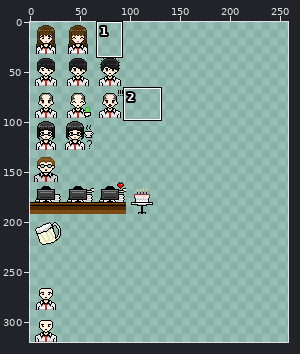
Sprite sheet, stored at Assets/ArtRelated/Export/OfficeTime.png. Above, an overview of the earlier version with the close-up marked.
Close-up. Before the edit:
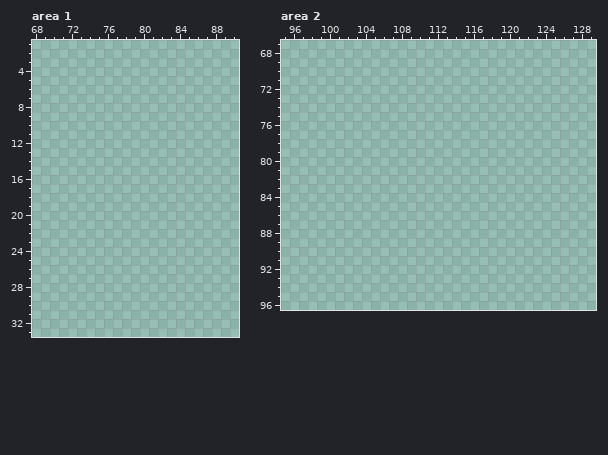
The file is 320x320 pixels. Colours within 5 levels of each other are drawn and written as one. Shown: area 1: x 68..90, y 1..33; area 2: x 95..129, y 67..96. The wide view leaves out empty margins. The commit also changed other parts of the picture, which this record leaves out.
After:
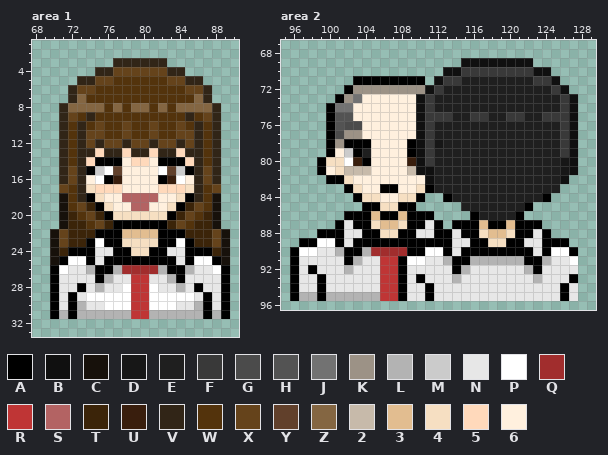
Palette (. is transparent): A #000000  B #101010  C #17110b  D #171717  E #1f1f1f  F #393939  G #4b4b4b  H #535353  J #727272  K #9c9286  L #b3b3b3  M #cbcbcb  N #e7e7e7  P #ffffff  Q #a12d2d  R #bf3535  S #b36363  T #3b2409  U #391e0d  V #312517  W #53330c  X #65431b  Y #61402b  Z #846642  2 #c7baaa  3 #e2bd90  4 #f6dfc2  5 #ffd9bb  6 #fff0de
Edits made:
Changed rows in their new state; - is an unchanged pixel.
Area 1:
first column x 70:
 3 -------VVVVVV-------
 4 -----VVXXXXXXVV-----
 5 ---VVXXWWWWWWXXVV---
 6 --VXXWWWWWWWWWWXXV--
 7 --VZWWWWWWWWWWWWZV--
 8 -VZZZZWZWZZWZWZZZZV-
 9 -VXWVWWWWWWWWWWVWXV-
10 -VWVWXWWXWWXWWXWVWV-
11 -VWVXXWWXWWXWWXXVWV-
12 -VWVXVXXVXXVXXVXVWV-
13 -VWVV5VV5VV5VV5VVWV-
14 -VWV5AAA6556AAA5VWV-
15 -VXVAMPY6666PYMAVXV-
16 -VXV6PAU6666AUP6VXV-
17 -XWV455566665554VWX-
18 -CWVA466SSSS664AVWC-
19 -CWXTA466SS664ATXWC-
20 -CTWXTA444444ATXWTC-
21 -CTTWXTAAAAAATXWTTC-
22 CXTTTAAA3333AAATTTXC
23 CXTTAPAA4444AAPATTXC
24 CTAAANNAA44AANNAAATC
25 CAPPANAAAAAAAANAPPAC
26 APNNLAALQQQQLAALNNPA
27 ANNNNALNNRRNNLANNNNA
28 ANNANLNNPRRPNNLNANNA
29 ANANPPPPPRRPPPPPNANA
30 ANALNNPPPRRPPPNNLANA
31 ALALLLLLLRRLLLLLLALA
Area 2:
first column x 96:
69 -------------------BBBBBBBB-----
70 -----------------BBFFFFFFFFBB---
71 -------AAAAAAAA-BFFEEEEEEEEFFB--
72 ------AKKKKKKKKBFEEEEEEEEEEEEFB-
73 -----AKJ666666BFEEEEEEEEEEEEEEFB
74 ----AJJ6666666BFEEEEEEEEEEEEEEFB
75 ----AHH6666666BFFFEEFFEEFFEEFFFB
76 ----AHGG666666BFEEEEEEEEEEEEEEFB
77 ----AGKK666666BFEEEEEEEEEEEEEEFB
78 ----AKAAA6666ABFDEEEEEEEEEEEEEFB
79 ----A6MAE6666ABFEEEEEEEEEEEEEEFB
80 ---A44PUA6666UBFEEEEEEEEEEEEEEDB
81 ---A6422266662BBEEEEEEEEEEEEEEDB
82 ----AA466666666BEEEEEEEEEEEEEEB-
83 ------A466AA664AEEEEEEEEEEEEEE--
84 -------A446644A--AEEEEEEEEEEA---
85 --------AA44AA-----EEEEEEEA-----
86 ------AAA3AA3AAA----AEEEEA------
87 -----ANAA4334AANA-AAA3AA3AAA----
88 ---AAANNAA44AANNAANAA4334AANA---
89 -AAPPANAAAAAAAAAAANNAA44AANNAAA-
90 APPNNLAALQQQQAAPPANAAAAAAAANAPPA
91 ANNNNNALNNRRAPPNNLAALLLLLLAALNNP
92 ANANNNLNNNRRANNNNNALNNNNNNLANNNN
93 ANNANNNNNNRRANANNNLNNNNNNNNLNNNA
94 ANNANNNNNNRRANNANNNNNNNNNNNNNNAN
95 ALLALLLLLLRRANNANNNNNNNNNNNNNNAN
Pixel boxes of the changes (left, top, right, bottom) in both close-ups:
added: (50, 58, 230, 319)
added: (290, 58, 578, 301)
